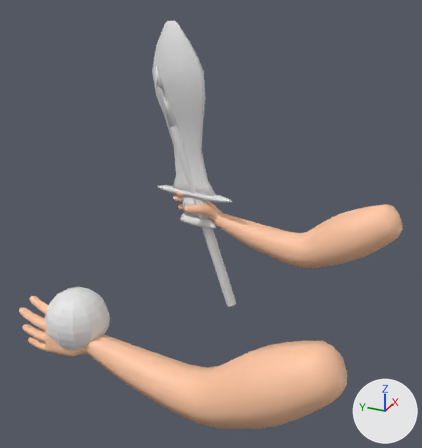
A saved change to the Blender file Arte/Personaje.blend.
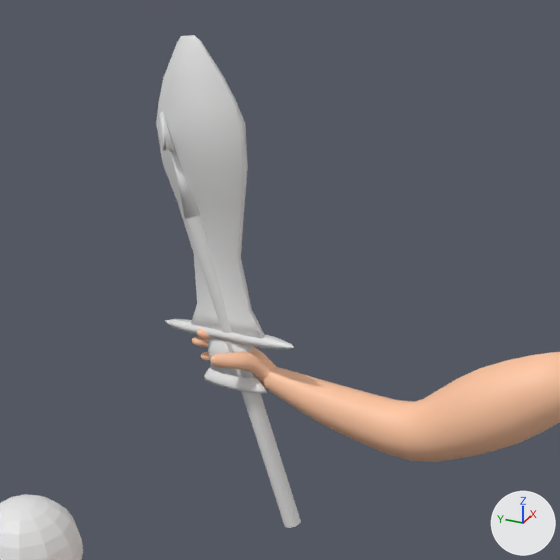
Each version appears first whole from a 50 mm lens placed at (-4.89, 0.67, 1.9), pointed at (-1.13, 2.37, 0.02), and next in a close-up on the part from 15% to 92% of the width and 0% to 73% of the height. Every picture has the same lights, and +X, +Y and +Z are marked at lower right.

Names of what the first close-up shows: 'Espada.001', 'Lanza', 'Mano derecha', 'Sphere'.
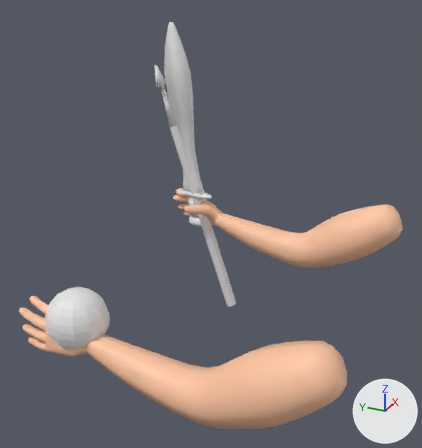
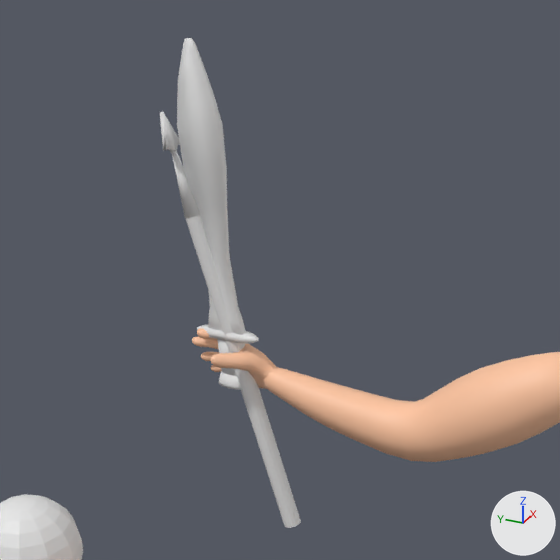
Boxes [x1, y1, x2, y2] around the edits, measured in the close-ups (560 x 560 px):
'Espada.001', rescaled (40% narrower)
    before: [156, 35, 294, 394]
    after: [177, 38, 259, 390]

The change in detail:
Object 'Espada.001' (ob_espada_001) is rescaled from (2.08, 1.24, 1.24) to (0.994, 1.18, 1.23).
